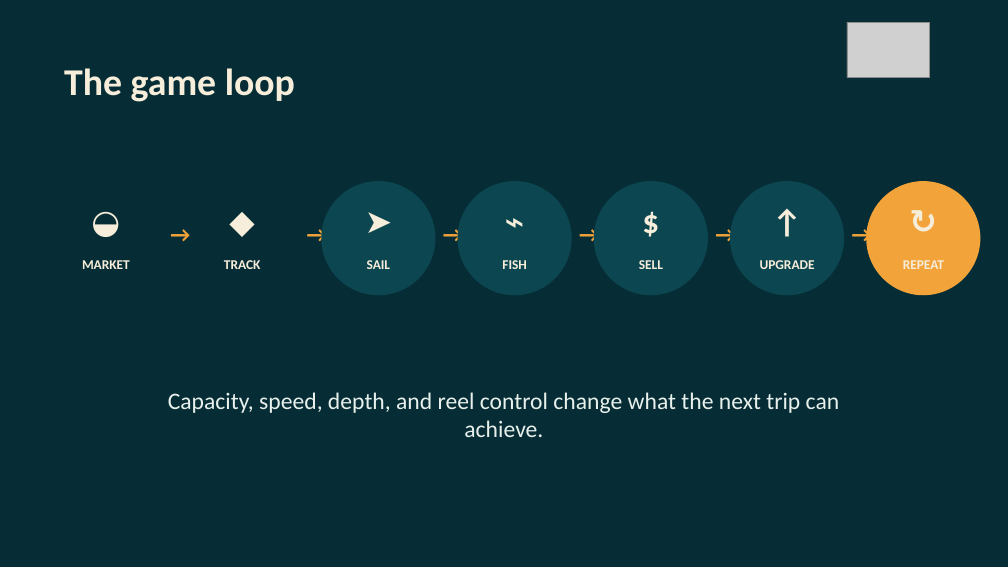
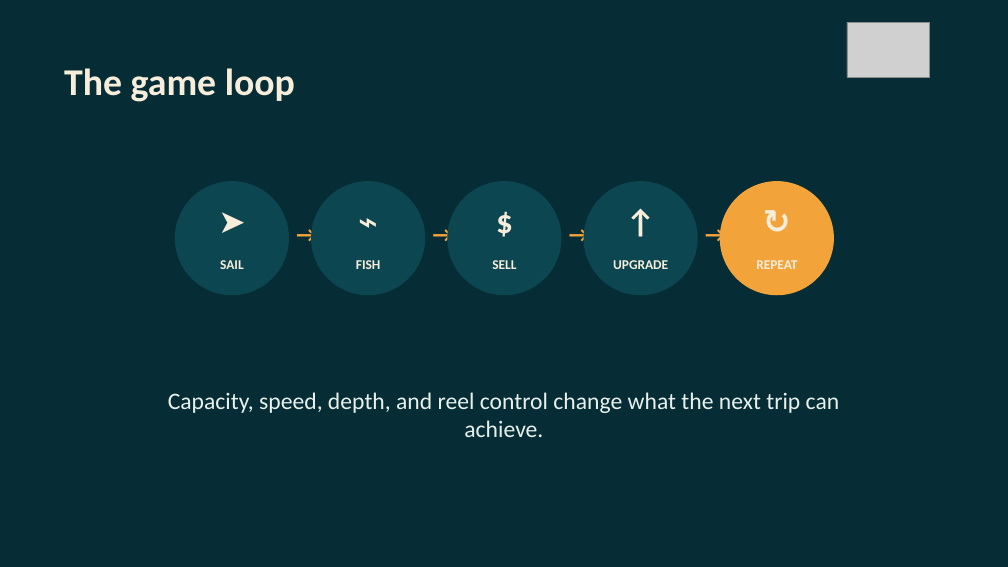
Before and after one commit to Prunty2/GameCompNew, a slide deck: slide 3 of output/presentation/FSHING-Elevator-Pitch.pptx. Drawn at 1008x567 pixels with LibreOffice and Linux fonts; fonts in the diff are those of the drawing; grey boxes stand for pictures. Boxes give left, top, right and bottom in pixels: in the first picture for what was removed or moved away, otherwise in the second. Text is boxed around its words. In the diff, an @@ line names an element or a change of style, - is before the commit and + after.

Commit message:
docs: condense pitch game loop

```diff
--- a/output/presentation/FSHING-Elevator-Pitch.pptx
+++ b/output/presentation/FSHING-Elevator-Pitch.pptx
@@ text removed at (80,197,132,242) @@
-◒
@@ text removed at (216,197,268,242) @@
-◆
@@ 14 texts, 5 rounded rectangles: place and size @@
-14 texts, 5 rounded rectangles at (321,181,981,296)
+14 texts, 5 rounded rectangles at (175,181,834,296)
@@ text removed at (163,216,185,248) @@
-→
@@ text removed at (299,216,321,248) @@
-→
@@ text removed at (82,260,130,269) @@
-MARKET
@@ text removed at (224,260,260,269) @@
-TRACK
```
